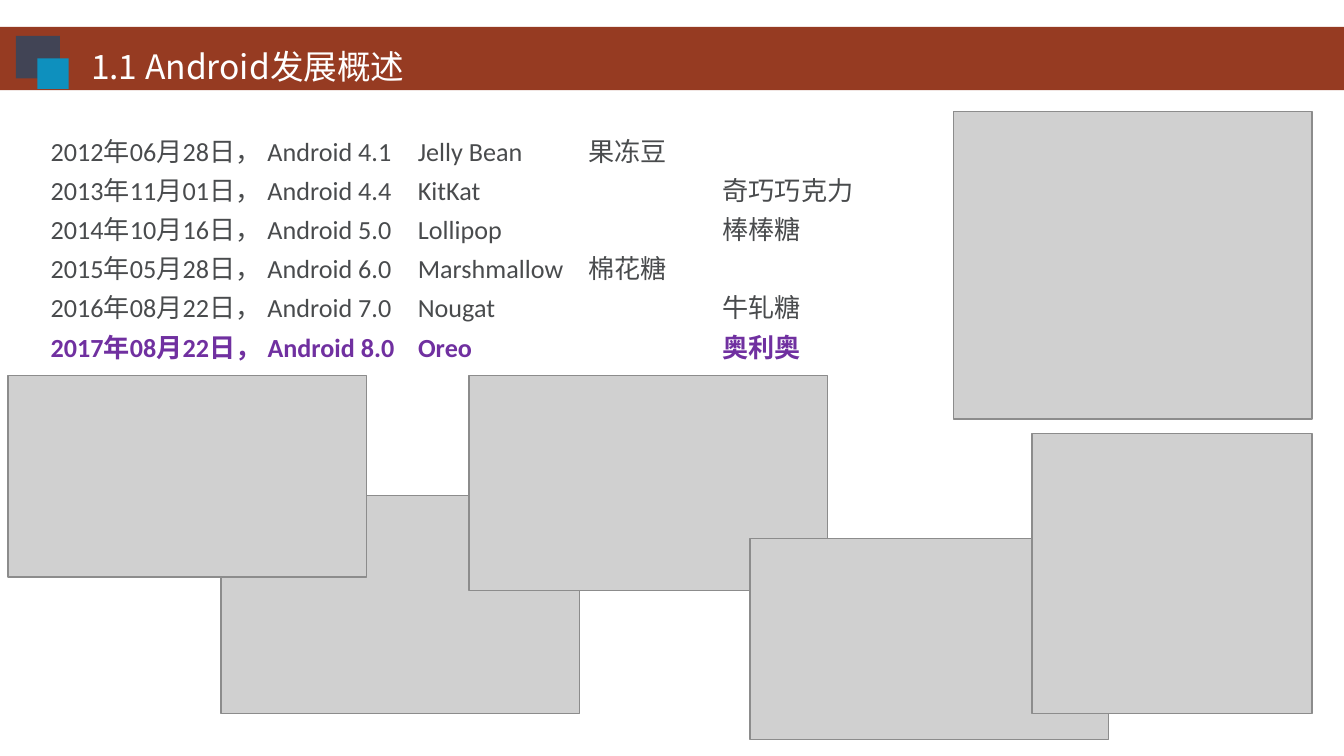
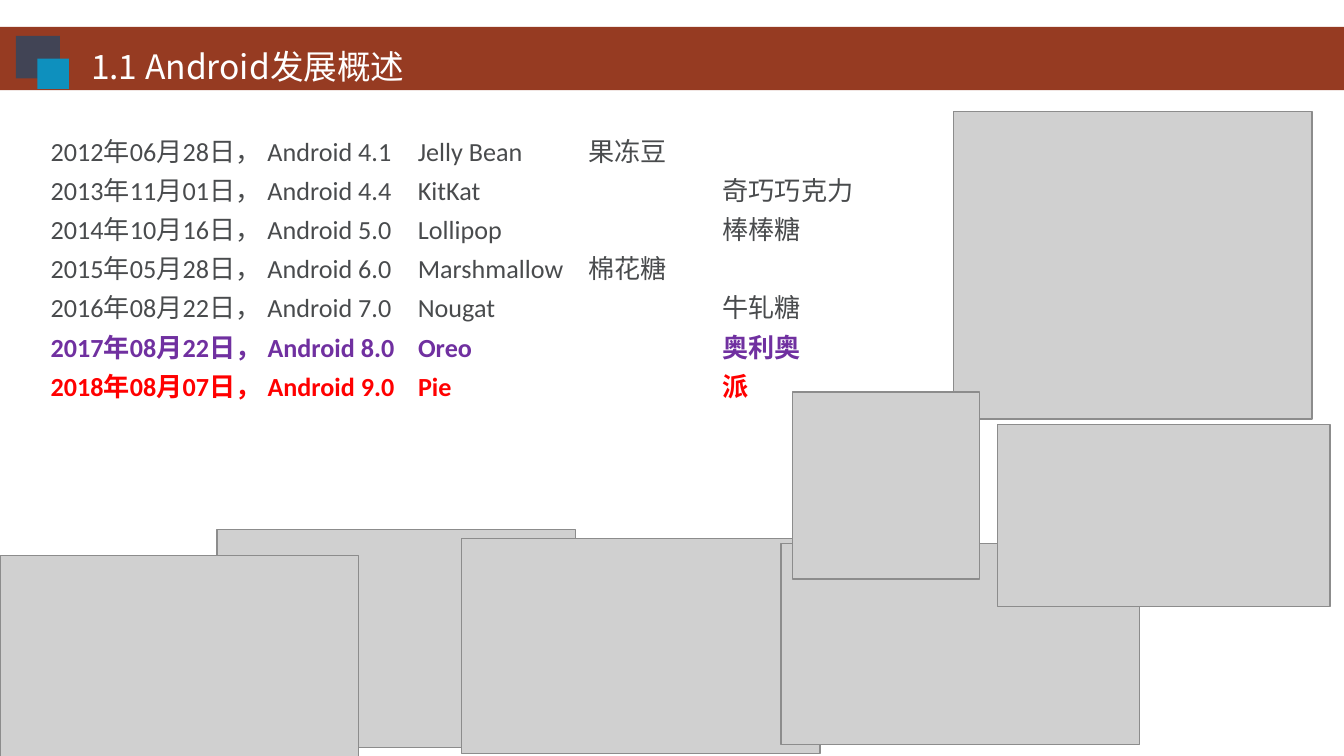
Before and after one commit to HBU/Android-PPT, a slide deck: slide 4 of 01.0 -- 配置环境 -- 第01章.ppt. Drawn at 1344x756 pixels with LibreOffice and Linux fonts; fonts in the diff are those of the drawing; grey boxes stand for pictures; background and template pictures are left out. Boxes give left, top, right and bottom in pixels: in the first picture for what was removed or moved away, otherwise in the second. Text is boxed around its words. In the diff, an @@ line names an element or a change of style, - is before the commit and + after.

```diff
--- a/01.0 -- 配置环境 -- 第01章.ppt
+++ b/01.0 -- 配置环境 -- 第01章.ppt
@@ text at (51,374,749,400): paragraph added @@
+2018年08月07日， Android 9.0 Pie 派
@@ picture: place and size @@
-picture at (1032,434,1312,714)
+picture at (793,392,980,579)
@@ picture added at (997,425,1331,607) @@
@@ picture: place and size @@
-picture at (220,496,579,715)
+picture at (216,530,575,747)
@@ picture: place and size @@
-picture at (469,376,828,591)
+picture at (462,539,821,754)
@@ picture: place and size @@
-picture at (8,376,367,578)
+picture at (0,556,359,756)
@@ picture: place and size @@
-picture at (750,539,1109,741)
+picture at (781,544,1140,746)
```
Also in this commit, not shown: 5 other slides changed, 2 other files.
